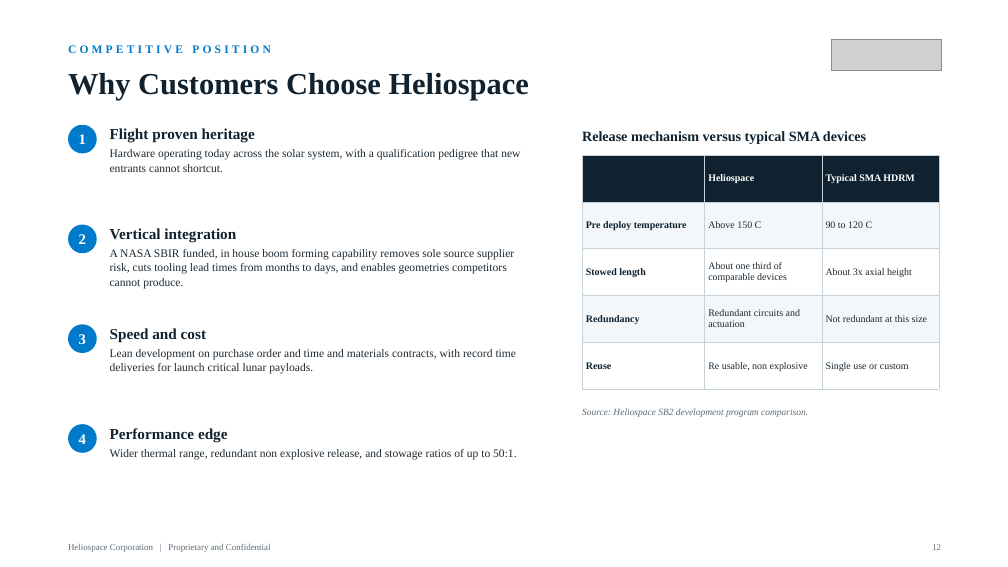
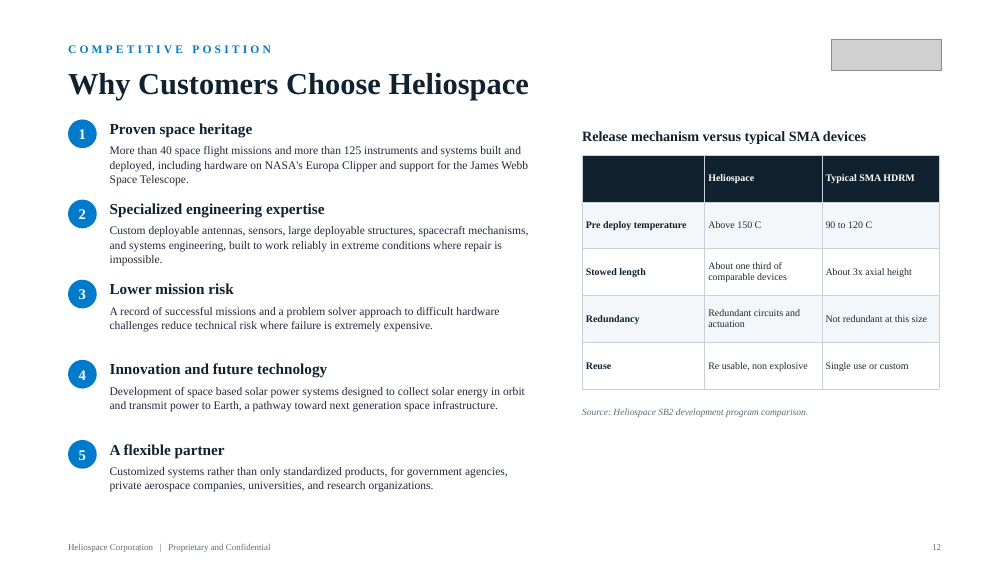
Before and after one commit to anthonyleedu/anthonyleedu, a slide deck: slide 12 of Heliospace_Investor_Overview.pptx. Drawn at 1008x567 pixels with LibreOffice and Linux fonts; fonts in the diff are those of the drawing; grey boxes stand for pictures. Boxes give left, top, right and bottom in pixels: in the first picture for what was removed or moved away, otherwise in the second. Text is boxed around its words. In the diff, an @@ line names an element or a change of style, - is before the commit and + after.

```diff
--- a/Heliospace_Investor_Overview.pptx
+++ b/Heliospace_Investor_Overview.pptx
@@ text "1": place and size @@
-text "1" at [79, 134, 86, 144]
+text "1" at [79, 129, 86, 139]
@@ ellipse: place and size @@
-ellipse at [68, 125, 97, 154]
+ellipse at [68, 119, 97, 148]
@@ text at [110, 123, 252, 138]: text changed @@
-Flight proven heritage
+Proven space heritage
@@ text at [110, 146, 528, 186]: text changed @@
-Hardware operating today across the solar system, with a qualification pedigree that new entrants cannot shortcut.
+More than 40 space flight missions and more than 125 instruments and systems built and deployed, including hardware on NASA's Europa Clipper and support for the James Webb Space Telescope.
@@ text "2": place and size @@
-text "2" at [79, 234, 86, 244]
+text "2" at [79, 209, 86, 219]
@@ ellipse: place and size @@
-ellipse at [68, 225, 97, 253]
+ellipse at [68, 200, 97, 228]
@@ text at [110, 203, 324, 218]: text changed @@
-Vertical integration
+Specialized engineering expertise
@@ text at [110, 226, 528, 266]: text changed @@
-A NASA SBIR funded, in house boom forming capability removes sole source supplier risk, cuts tooling lead times from months to days, and enables geometries competitors cannot produce.
+Custom deployable antennas, sensors, large deployable structures, spacecraft mechanisms, and systems engineering, built to work reliably in extreme conditions where repair is impossible.
@@ text "3": place and size @@
-text "3" at [79, 334, 86, 344]
+text "3" at [79, 289, 86, 299]
@@ ellipse: place and size @@
-ellipse at [68, 324, 97, 353]
+ellipse at [68, 280, 97, 309]
@@ text at [110, 283, 233, 294]: text changed @@
-Speed and cost
+Lower mission risk
@@ text at [110, 307, 499, 332]: text changed @@
-Lean development on purchase order and time and materials contracts, with record time deliveries for launch critical lunar payloads.
+A record of successful missions and a problem solver approach to difficult hardware challenges reduce technical risk where failure is extremely expensive.
@@ text "4": place and size @@
-text "4" at [79, 434, 86, 444]
+text "4" at [79, 370, 86, 380]
@@ ellipse: place and size @@
-ellipse at [68, 424, 97, 453]
+ellipse at [68, 360, 97, 389]
@@ text at [110, 387, 525, 412]: text changed @@
-Wider thermal range, redundant non explosive release, and stowage ratios of up to 50:1.
+Development of space based solar power systems designed to collect solar energy in orbit and transmit power to Earth, a pathway toward next generation space infrastructure.
@@ text at [110, 363, 327, 378]: text changed @@
-Performance edge
+Innovation and future technology
@@ ellipse added at [68, 440, 97, 469], fill #007BCB @@
@@ text added at [110, 444, 225, 459], 14.5 pt, text #10222F, bold @@
+A flexible partner
@@ text added at [79, 450, 86, 460], 14 pt, text #FFFFFF, bold @@
+5
@@ text added at [110, 467, 508, 492], 11 pt, text #1E2A33 @@
+Customized systems rather than only standardized products, for government agencies, private aerospace companies, universities, and research organizations.
```
Also in this commit, not shown: 6 other slides changed, 1 slide removed.
